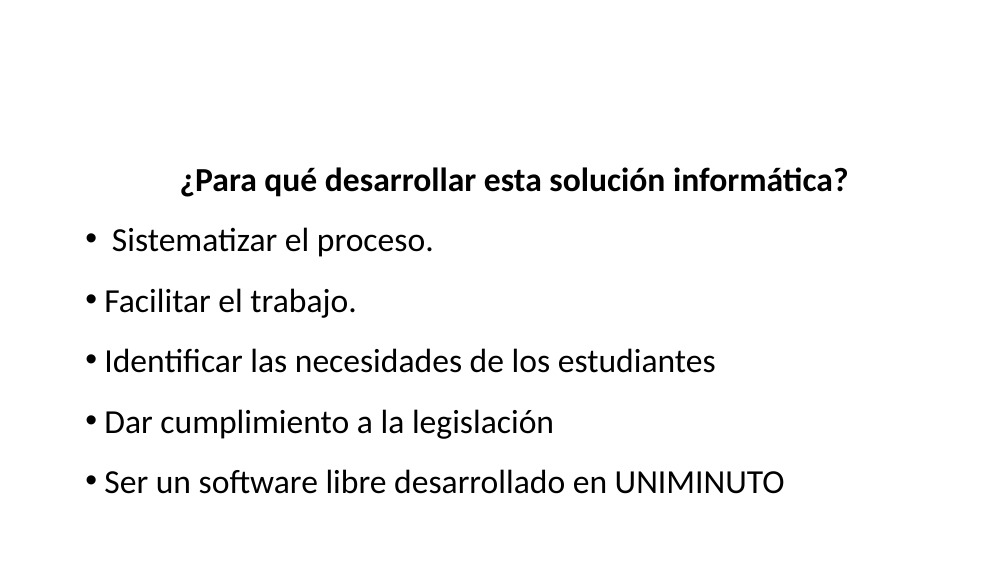
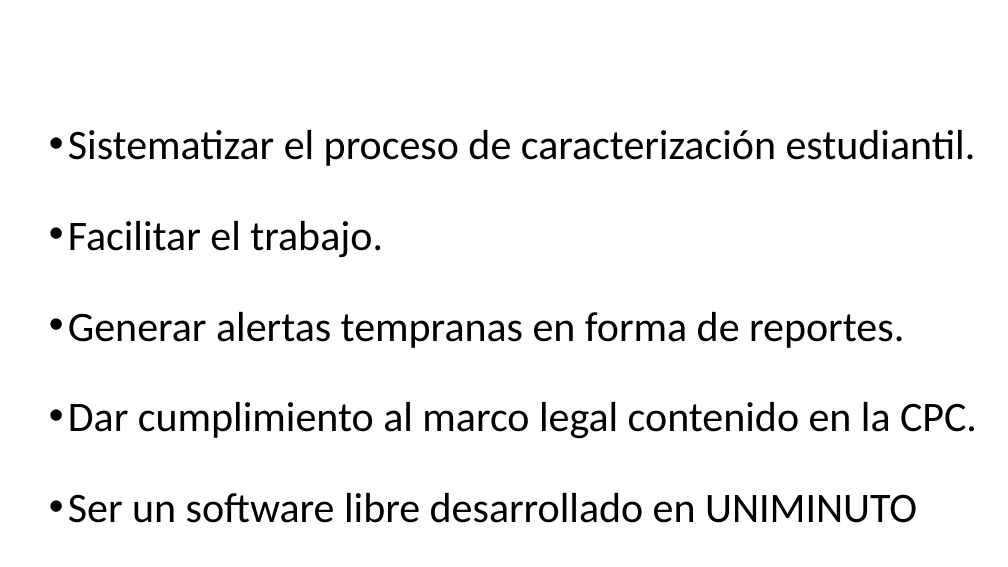
Before and after one commit to BrayanNovoa/uniminuto, a slide deck: slide 9 of expo/expo.pptx. Drawn at 1008x567 pixels with LibreOffice and Linux fonts; fonts in the diff are those of the drawing; background and template pictures are left out. Boxes give left, top, right and bottom in pixels: in the first picture for what was removed or moved away, otherwise in the second. Text is boxed around its words. In the diff, an @@ line names an element or a change of style, - is before the commit and + after.

```diff
--- a/expo/expo.pptx
+++ b/expo/expo.pptx
@@ text "Sistematizar el proceso de caracterización ...": place and size @@
-text "Sistematizar el proceso de caracterización ..." at [104,167,849,494]
+text "Sistematizar el proceso de caracterización ..." at [68,130,977,523]
@@ text at [68,130,976,166]: text changed; size 32 to 40 pt; bold off @@
-¿Para qué desarrollar esta solución informática?
-• Sistematizar el proceso.
+• Sistematizar el proceso de caracterización estudiantil.
@@ text at [68,221,917,523]: size 32 to 40 pt in "Facilitar el trabajo.", "Ser un software libre desarrollado en UNIMINUTO"; line spacing 1.5 to 1 @@
@@ text at [68,312,977,439]: text changed; size 32 to 40 pt @@
-• Identificar las necesidades de los estudiantes
-• Dar cumplimiento a la legislación
+• Generar alertas tempranas en forma de reportes.
+• Dar cumplimiento al marco legal contenido en la CPC.
```
Also in this commit, not shown: 19 other slides changed, 7 slides added, 4 slides removed, 1 other file.
